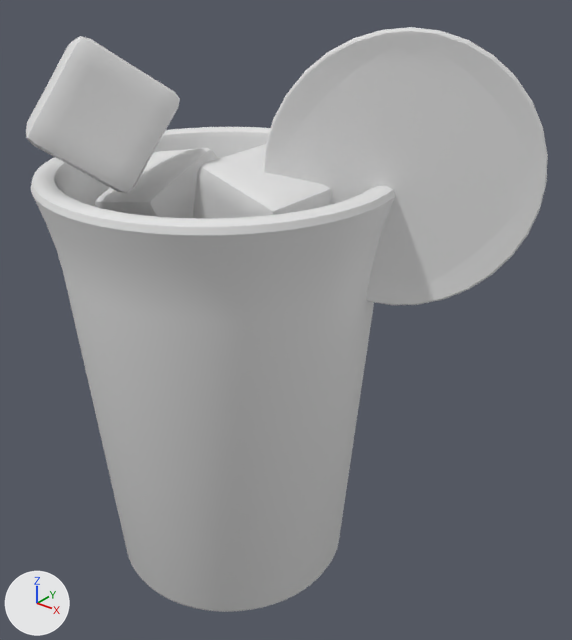
The OBJ model public/assets/drink-baked/blog0040.obj, before and after one commit.
Before and after are seen from a 50 mm lens placed at (4.25, -4.49, 5.34), pointed at (0.55, 0.14, 2.47). The lights are fixed; the arrows at lower left show +X, +Y and +Z. The first picture is the older version. Where no turn or scale is listed for an object, it has been applied to the vertices.

Script lines for the objects in view, before the commit:
```python
me_circle_001 = bpy.data.meshes.new('Circle.001')
me_circle_001.from_pydata(...)  # 834 vertices, 832 faces; spans x 0.5..2.3, y -0.15..0.97, z 2.77..4.78
me_cube_001 = bpy.data.meshes.new('Cube.001')
me_cube_001.from_pydata(...)  # 386 vertices, 384 faces; spans x -0.914..0.019, y -0.626..0.398, z 2.692..3.794
me_cube_002 = bpy.data.meshes.new('Cube.002')
me_cube_002.from_pydata(...)  # 386 vertices, 384 faces; spans x 0.028..1.007, y -0.517..0.354, z 2.909..3.873
me_cube_003 = bpy.data.meshes.new('Cube.003')
me_cube_003.from_pydata(...)  # 386 vertices, 384 faces; spans x -1.009..0.159, y -1.426..-0.147, z 3.598..4.735
me_cylinder = bpy.data.meshes.new('Cylinder')
me_cylinder.from_pydata(...)  # 960 vertices, 898 faces; spans x -1.44..1.44, y -1.44..1.44, z 0.0..3.71
me_plane = bpy.data.meshes.new('Plane')
me_plane.from_pydata(...)  # 252 vertices, 72 faces; spans x -1.31..1.31, y -1.3..1.3, z 3.03..3.11
ob_circle_001 = bpy.data.objects.new('Circle.001', me_circle_001)
ob_circle_001.location = (0.0, 0.0, 0.0)
ob_cube_001 = bpy.data.objects.new('Cube.001', me_cube_001)
ob_cube_001.location = (0.0, 0.0, 0.0)
ob_cube_002 = bpy.data.objects.new('Cube.002', me_cube_002)
ob_cube_002.location = (0.0, 0.0, 0.0)
ob_cube_003 = bpy.data.objects.new('Cube.003', me_cube_003)
ob_cube_003.location = (0.0, 0.0, 0.0)
ob_cylinder = bpy.data.objects.new('Cylinder', me_cylinder)
ob_cylinder.location = (0.0, 0.0, 0.0)
ob_plane = bpy.data.objects.new('Plane', me_plane)
ob_plane.location = (0.0, 0.0, 0.0)
```
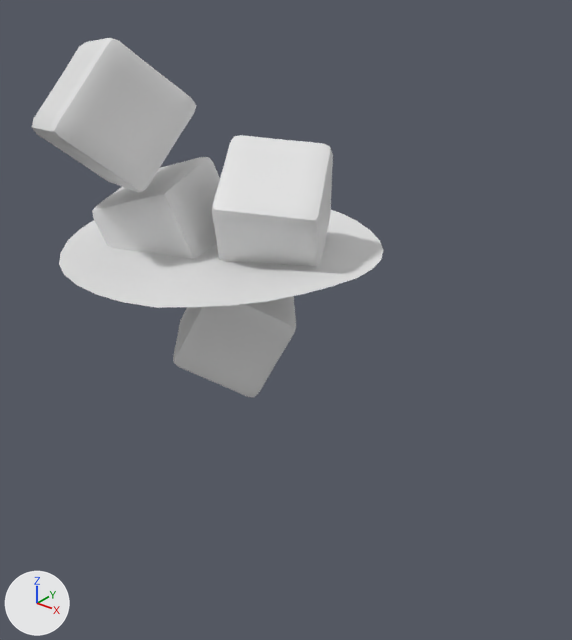
What changed in the scene script:
```text
Change me_cube_001:
    used by ob_cube_001; location = (0.0, 0.0, 0.0)
    remove me_cube_001.from_pydata(...)  # 386 vertices, 384 faces; spans x -0.914..0.019, y -0.626..0.398, z 2.692..3.794
    add me_cube_001.from_pydata(...)  # 386 vertices, 384 faces; spans x -0.982..0.108, y -0.695..0.354, z 2.642..3.695
    me_cube_001 part 1: the whole mesh is multiplied about its middle by the matrix ((0.964, -0.224, -0.146), (0.248, 0.951, 0.183), (0.098, -0.212, 0.972)), then moved by (0.01, -0.056, -0.075)
Change me_cube_002:
    used by ob_cube_002; location = (0.0, 0.0, 0.0)
    remove me_cube_002.from_pydata(...)  # 386 vertices, 384 faces; spans x 0.028..1.007, y -0.517..0.354, z 2.909..3.873
    add me_cube_002.from_pydata(...)  # 386 vertices, 384 faces; spans x -0.094..1.069, y -0.539..0.702, z 2.874..3.958
    me_cube_002 part 2: the whole mesh is multiplied about its middle by the matrix ((0.533, 0.337, 0.776), (-0.327, -0.764, 0.557), (0.78, -0.55, -0.297)), then moved by (-0.029, 0.163, 0.024)
Change me_cube_003:
    used by ob_cube_003; location = (0.0, 0.0, 0.0)
    remove me_cube_003.from_pydata(...)  # 386 vertices, 384 faces; spans x -1.009..0.159, y -1.426..-0.147, z 3.598..4.735
    add me_cube_003.from_pydata(...)  # 386 vertices, 384 faces; spans x -1.02..0.064, y -1.256..-0.003, z 3.549..4.706
    me_cube_003 part 3: the whole mesh is multiplied about its middle by the matrix ((0.984, -0.174, 0.035), (0.169, 0.98, 0.104), (-0.053, -0.096, 0.994)), then moved by (-0.054, 0.157, -0.039)
Change me_plane:
    used by ob_plane; location = (0.0, 0.0, 0.0)
    remove me_plane.from_pydata(...)  # 252 vertices, 72 faces; spans x -1.31..1.31, y -1.3..1.3, z 3.03..3.11
    add me_plane.from_pydata(...)  # 226 vertices, 167 faces; spans x -1.31..1.31, y -1.31..1.31, z 3.03..3.11
    me_plane part 4: 198 vertices removed from x -1.31..1.31, y -1.3..1.3, z 3.03..3.11; 172 vertices added at x -1.31..1.31, y -1.31..1.31, z 3.03..3.1
Remove ob_circle_001:
    ob_circle_001 = bpy.data.objects.new('Circle.001', me_circle_001)
    ob_circle_001.location = (0.0, 0.0, 0.0)
Remove ob_cylinder:
    ob_cylinder = bpy.data.objects.new('Cylinder', me_cylinder)
    ob_cylinder.location = (0.0, 0.0, 0.0)
```

Boxes [x1, y1, x2, y2] around the edits, measured in the pictures (572 x 640 px; the box of a moved part takes in the faces that stretch with it):
'Cylinder', deleted
    before: [31, 127, 395, 612]
'Circle.001', deleted
    before: [263, 27, 548, 305]
'Cube.003', reshaped (7% wider)
    before: [26, 36, 180, 193]
    after: [32, 38, 197, 192]
'Cube.002', reshaped
    before: [193, 144, 332, 219]
    after: [211, 135, 333, 266]
'Cube.001', reshaped
    before: [95, 148, 217, 218]
    after: [92, 157, 220, 258]
part 4 of me_plane, moved or reshaped (not visible before)
    after: [59, 210, 383, 308]
'Cube', unchanged, uncovered by the edit
    after: [173, 296, 296, 397]
